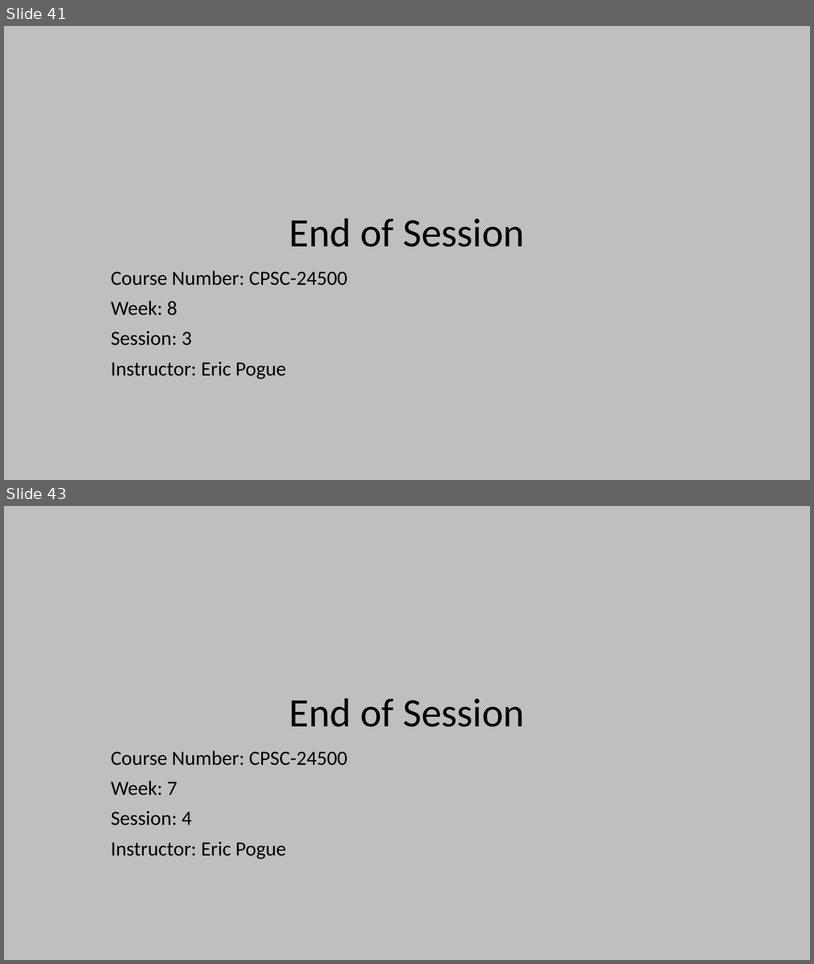
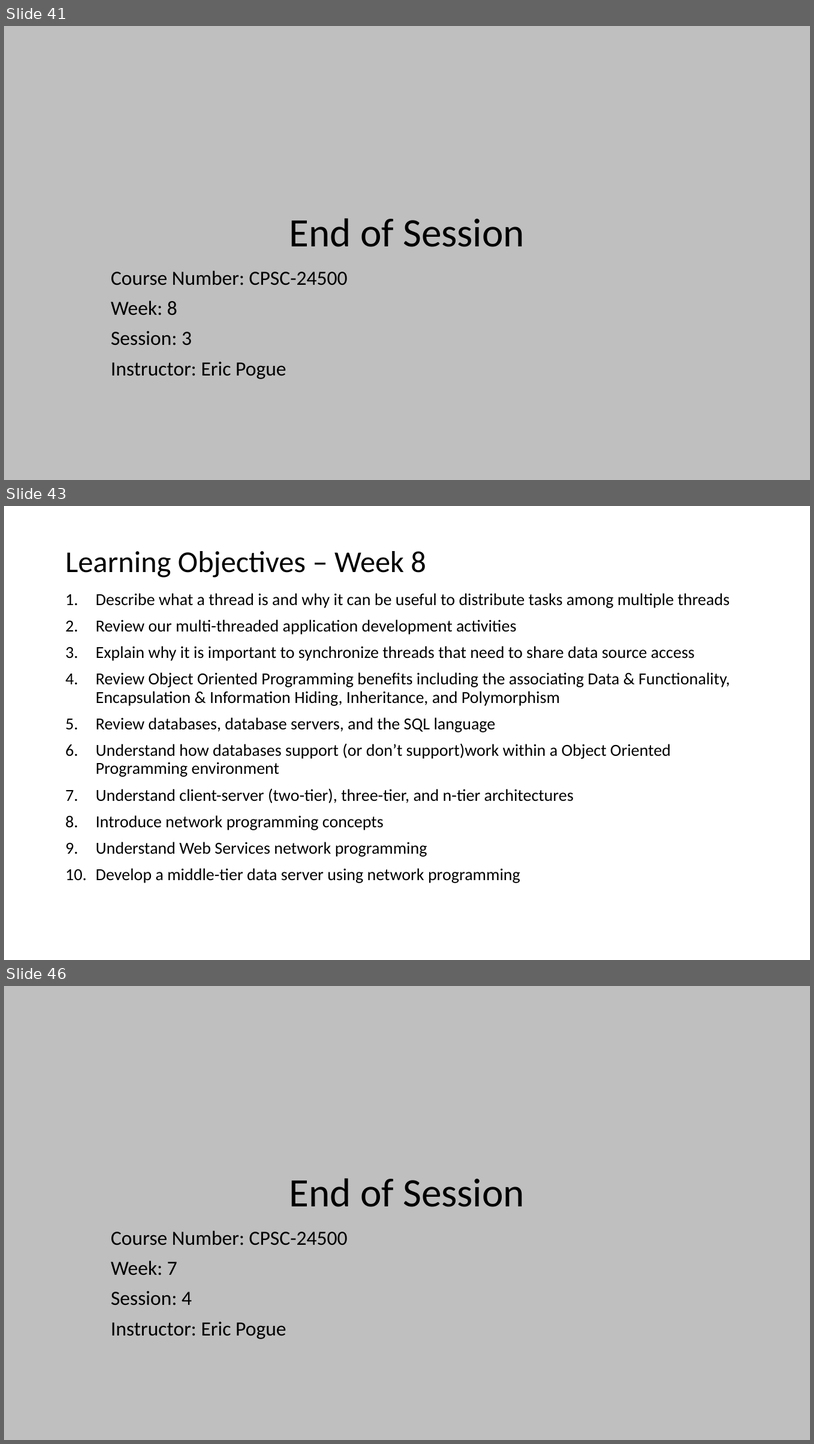
Before and after one commit to EricJPogue/www-epogue-info, a slide deck: CPSC-24500/Week08/2017SpringW08Slides.pptx. Shown one above the other, each under a label of ours: slides 41 and 43 before the commit, slides 41, 43 and 46 after it; the slides between them are not shown. The pictures are 814x964 and 814x1444 pixels, drawn with LibreOffice and Linux fonts; fonts in the diff are those of the drawing. Boxes give left, top, right and bottom in pixels: in the first picture for what was removed or moved away, otherwise in the second. Text is boxed around its words. In the diff, an @@ line names an element or a change of style, - is before the commit and + after.

```diff
--- a/CPSC-24500/Week08/2017SpringW08Slides.pptx
+++ b/CPSC-24500/Week08/2017SpringW08Slides.pptx
@@ slide 43 added at (4, 506, 810, 960), background #FFFFFF @@
@@ title added at (65, 551, 426, 577), 36 pt, text #000000 @@
+Learning Objectives – Week 8
@@ text added at (96, 593, 731, 883), 20 pt, text #000000 @@
+1. Describe what a thread is and why it can be useful to distribute tasks among multiple threads
+2. Review our multi-threaded application development activities
+3. Explain why it is important to synchronize threads that need to share data source access
+4. Review Object Oriented Programming benefits including the associating Data & Functionality, Encapsulation & Information Hiding, Inheritance, and Polymorphism
+5. Review databases, database servers, and the SQL language
+6. Understand how databases support (or don’t support)work within a Object Oriented Programming environment
+7. Understand client-server (two-tier), three-tier, and n-tier architectures
+8. Introduce network programming concepts
+9. Understand Web Services network programming
+10. Develop a middle-tier data server using network programming
@@ what was slide 43 is now slide 46 @@
```
Also in this commit, not shown: 1 slide changed, 2 other slides added, 2 other files.
